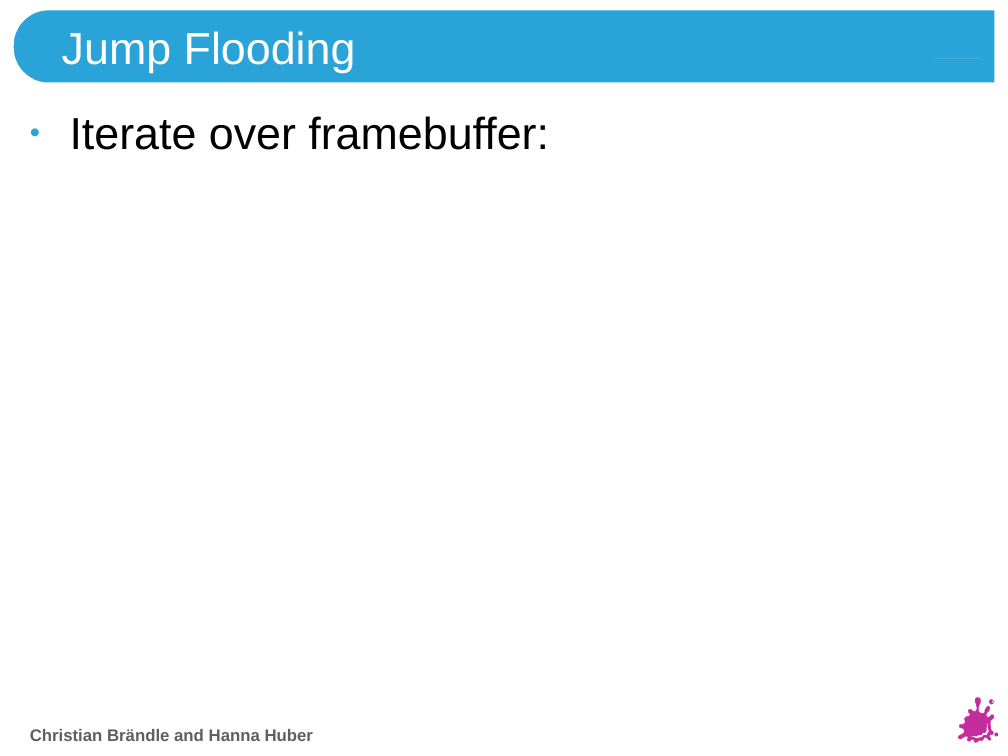
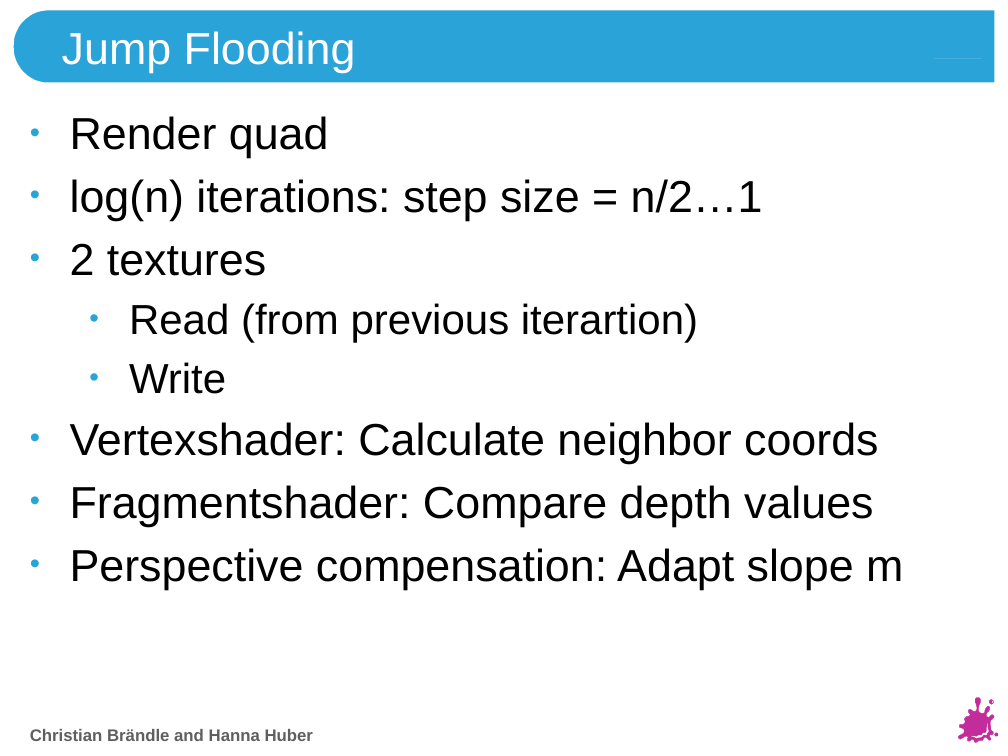
Before and after one commit to HannaHuber/Vis2VisPro, a slide deck: slide 5 of VisProPresentation.pptx. Drawn at 1008x756 pixels with LibreOffice and Linux fonts; fonts in the diff are those of the drawing; background and template pictures are left out. Boxes give left, top, right and bottom in pixels: in the first picture for what was removed or moved away, otherwise in the second. Text is boxed around its words. In the diff, an @@ line names an element or a change of style, - is before the commit and + after.

```diff
--- a/VisProPresentation.pptx
+++ b/VisProPresentation.pptx
@@ text at bbox=[70, 116, 903, 590]: text changed @@
-• Iterate over framebuffer:
+• Render quad
+• log(n) iterations: step size = n/2…1
+• 2 textures
+  • Read (from previous iterartion)
+  • Write
+• Vertexshader: Calculate neighbor coords
+• Fragmentshader: Compare depth values
+• Perspective compensation: Adapt slope m
```
Also in this commit, not shown: 2 other slides changed.
